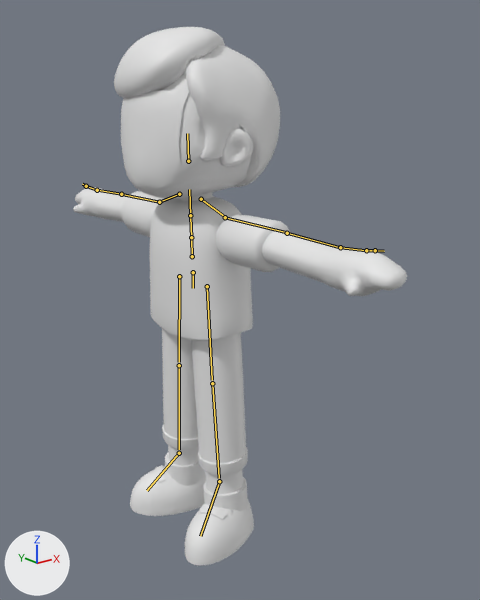
A saved change to the glTF model src/assets/models/avatar.glb.
Before and after are seen from a camera (50 mm lens) standing at (-3.12, -4.62, 3.95) and looking at (0.38, -0.24, 2.19). Lighting does not change. The marker at lower left points along +X, +Y and +Z. The first picture is the older version. Both versions are drawn at frame 0 of the action 't-idle'; the numbers are the values there. The bones that change, and the others that lie on the model, are drawn over the model as lines.

Names of what the first picture shows: 'black', 'face', 'gray', 'head', 'skin', 'white'.
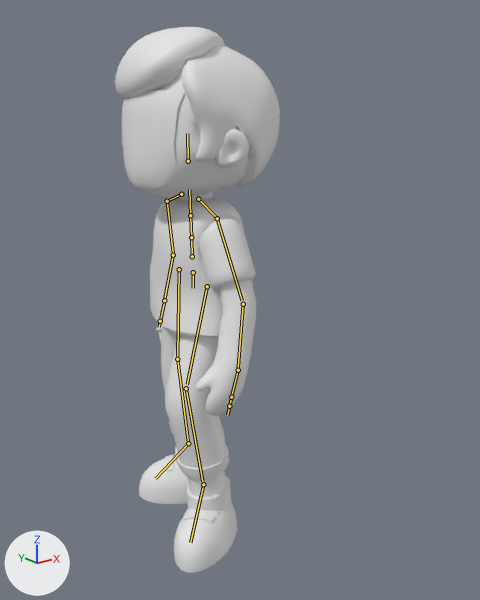
What changed in the scene script:
```text
Change bone_spinebone:
    where bone_spinebone = bpy.data.objects['armature'].pose.bones['spineBone']  # child of 'hipsBone'
    bone_spinebone.rotation_quaternion: (1.0, 0.0, 0.0, 0.0) -> (0.997, 0.0, -0.077, 0.001)  # degrees (0, 0, 0) -> degrees (0, -9, 0)
Change bone_headbone:
    where bone_headbone = bpy.data.objects['armature'].pose.bones['headBone']  # child of 'spine2Bone'
    bone_headbone.rotation_quaternion: (1.0, 0.0, 0.0, 0.0) -> (0.999, 0.0, 0.048, -0.001)  # degrees (0, 0, 0) -> degrees (0, 5, 0)
Change bone_leftarmbone:
    where bone_leftarmbone = bpy.data.objects['armature'].pose.bones['leftArmBone']  # child of 'leftShoulderBone'
    bone_leftarmbone.rotation_quaternion: (1.0, 0.0, 0.0, 0.0) -> (0.853, 0.522, 0.003, -0.027)  # degrees (0, 0, 0) -> degrees (63, 2, -2)
Change bone_leftforearmbone:
    where bone_leftforearmbone = bpy.data.objects['armature'].pose.bones['leftForeArmBone']  # child of 'leftArmBone'
    bone_leftforearmbone.rotation_quaternion: (1.0, 0.0, 0.0, 0.0) -> (0.982, 0.114, -0.076, 0.128)  # degrees (0, 0, 0) -> degrees (12, -10, 14)
Change bone_lefthandbone:
    where bone_lefthandbone = bpy.data.objects['armature'].pose.bones['leftHandBone']  # child of 'leftForeArmBone'
    bone_lefthandbone.rotation_quaternion: (1.0, 0.0, 0.0, 0.0) -> (0.981, 0.186, -0.048, -0.009)  # degrees (0, 0, 0) -> degrees (22, -5, -2)
Change bone_rightarmbone:
    where bone_rightarmbone = bpy.data.objects['armature'].pose.bones['rightarmBone']  # child of 'rightShoulder'
    bone_rightarmbone.rotation_quaternion: (1.0, 0.0, 0.0, 0.0) -> (0.844, 0.508, -0.168, 0.048)  # degrees (0, 0, 0) -> degrees (63, -19, -5)
Change bone_rightforearmbone:
    where bone_rightforearmbone = bpy.data.objects['armature'].pose.bones['rightForearmBone']  # child of 'rightarmBone'
    bone_rightforearmbone.rotation_quaternion: (1.0, 0.0, 0.0, 0.0) -> (0.973, 0.087, 0.079, -0.2)  # degrees (0, 0, 0) -> degrees (8, 11, -23)
Change bone_righthandbone:
    where bone_righthandbone = bpy.data.objects['armature'].pose.bones['rightHandBone']  # child of 'rightForearmBone'
    bone_righthandbone.rotation_quaternion: (1.0, 0.0, 0.0, 0.0) -> (0.989, 0.14, 0.027, -0.028)  # degrees (0, 0, 0) -> degrees (16, 3, -3)
Change bone_leftuplegbone:
    where bone_leftuplegbone = bpy.data.objects['armature'].pose.bones['leftUpLegBone']  # child of 'hipsBone'
    bone_leftuplegbone.rotation_quaternion: (1.0, 0.0, 0.0, 0.0) -> (0.977, 0.175, -0.12, -0.001)  # degrees (0, 0, 0) -> degrees (21, -13, -3)
Change bone_leftlegbone:
    where bone_leftlegbone = bpy.data.objects['armature'].pose.bones['leftLegBone']  # child of 'leftUpLegBone'
    bone_leftlegbone.rotation_quaternion: (1.0, 0.0, 0.0, 0.0) -> (0.973, -0.226, 0.021, 0.026)  # degrees (0, 0, 0) -> degrees (-26, 3, 2)
Change bone_leftfootbone:
    where bone_leftfootbone = bpy.data.objects['armature'].pose.bones['leftFootBone']  # child of 'leftLegBone'
    bone_leftfootbone.rotation_quaternion: (1.0, 0.0, 0.0, 0.0) -> (0.998, 0.054, -0.014, -0.01)  # degrees (0, 0, 0) -> degrees (6, -2, -1)
Change bone_rightuplegbone:
    where bone_rightuplegbone = bpy.data.objects['armature'].pose.bones['rightUpLegBone']  # child of 'hipsBone'
    bone_rightuplegbone.location: (0.0, 0.0, 0.0) -> (0.004, -0.064, 0.0)
    bone_rightuplegbone.rotation_quaternion: (1.0, 0.0, 0.0, 0.0) -> (0.998, 0.009, 0.068, 0.0)  # degrees (0, 0, 0) -> degrees (1, 8, 0)
Change bone_rightlegbone:
    where bone_rightlegbone = bpy.data.objects['armature'].pose.bones['rightLegBone']  # child of 'rightUpLegBone'
    bone_rightlegbone.rotation_quaternion: (1.0, 0.0, 0.0, 0.0) -> (0.997, -0.072, -0.005, 0.0)  # degrees (0, 0, 0) -> degrees (-8, -1, 0)
Change bone_rightfootbone:
    where bone_rightfootbone = bpy.data.objects['armature'].pose.bones['rightFootBone']  # child of 'rightLegBone'
    bone_rightfootbone.rotation_quaternion: (1.0, 0.0, 0.0, 0.0) -> (0.998, 0.065, 0.017, 0.012)  # degrees (0, 0, 0) -> degrees (8, 2, 2)
```

Changed parts and their boxes (x1, y1, x2, y2) in the pictures (480 x 600 px):
'gray', posed (37% narrower): before (121, 191, 291, 554); after (150, 196, 256, 556)
'head', posed: before (114, 27, 280, 198); after (115, 27, 280, 198)
'skin', posed (70% narrower): before (73, 187, 407, 494); after (156, 192, 256, 497)
'black', posed (21% narrower): before (162, 328, 246, 464); after (161, 326, 227, 468)
'white', posed (21% narrower, 11% taller): before (130, 453, 254, 566); after (139, 447, 237, 573)
'face', posed (7% narrower): before (121, 90, 189, 194); after (122, 90, 185, 193)
bone 'leftArmBone', root to tip: before (225, 217) to (284, 232); after (217, 218) to (242, 300)
bone 'leftForeArmBone', root to tip: before (287, 233) to (338, 247); after (243, 304) to (238, 367)
bone 'leftHandBone', root to tip: before (340, 247) to (365, 250); after (238, 370) to (231, 396)
bone 'rightarmBone', root to tip: before (159, 202) to (123, 194); after (167, 201) to (173, 253)
bone 'rightForearmBone', root to tip: before (121, 194) to (97, 190); after (173, 255) to (164, 299)
bone 'rightHandBone', root to tip: before (97, 190) to (86, 186); after (164, 300) to (160, 320)
bone 'leftUpLegBone', root to tip: before (207, 286) to (212, 380); after (207, 286) to (187, 384)
bone 'leftLegBone', root to tip: before (212, 383) to (219, 478); after (186, 388) to (202, 481)
bone 'leftFootBone', root to tip: before (219, 481) to (200, 536); after (203, 484) to (190, 542)
bone 'rightUpLegBone', root to tip: before (179, 276) to (179, 362); after (179, 269) to (177, 356)
bone 'rightLegBone', root to tip: before (179, 365) to (179, 449); after (177, 359) to (188, 440)
bone 'rightFootBone', root to tip: before (179, 453) to (147, 490); after (188, 443) to (155, 478)
